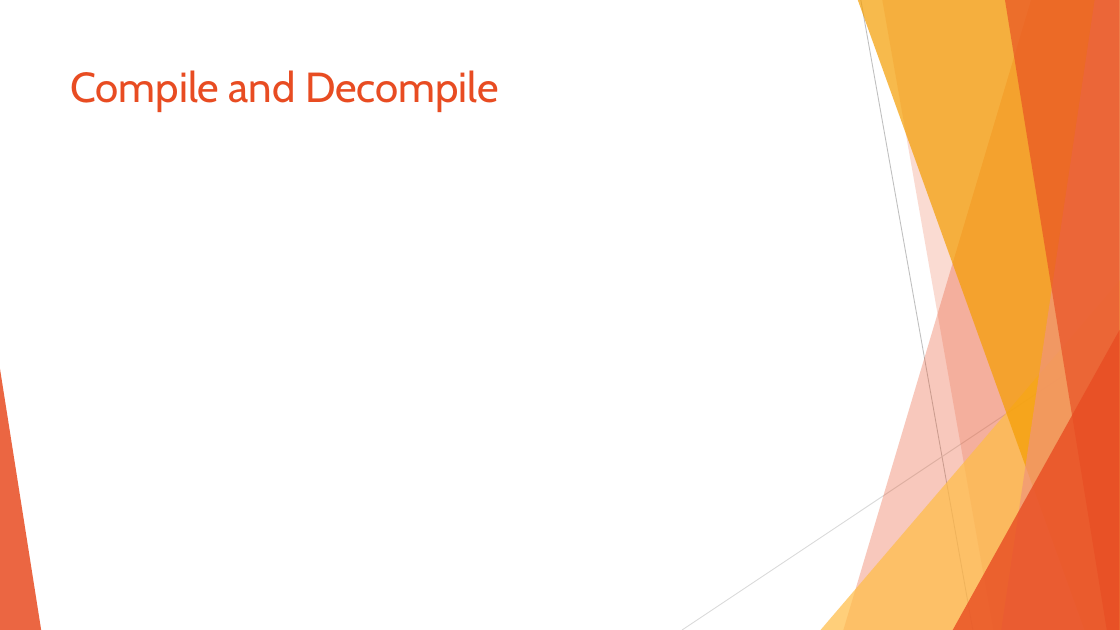
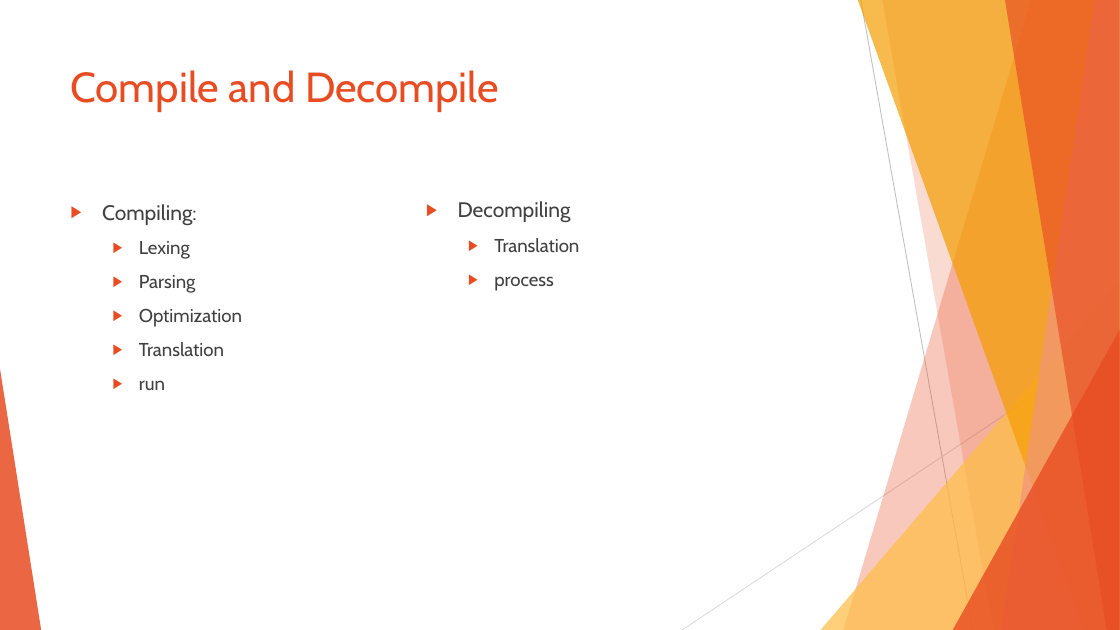
Before and after one commit to sebivenlo/ESDE-2022-Ghidra, a slide deck: slide 6 of Ghidra_Prep.pptx (slide 5 before the commit). Drawn at 1120x630 pixels with LibreOffice and Linux fonts; fonts in the diff are those of the drawing. Boxes give left, top, right and bottom in pixels: in the first picture for what was removed or moved away, otherwise in the second. Text is boxed around its words. In the diff, an @@ line names an element or a change of style, - is before the commit and + after.

```diff
--- a/Ghidra_Prep.pptx
+++ b/Ghidra_Prep.pptx
@@ text added at (x1=102, y1=204, x2=242, y2=390), 16 pt, text #404040 @@
+▶ Compiling:
+  ▶ Lexing
+  ▶ Parsing
+  ▶ Optimization
+  ▶ Translation
+  ▶ run
@@ text added at (x1=458, y1=201, x2=579, y2=291), 16 pt, text #404040 @@
+▶ Decompiling
+  ▶ Translation
+  ▶ process
```
Also in this commit, not shown: 6 other slides changed, 6 slides added, 1 slide removed.
